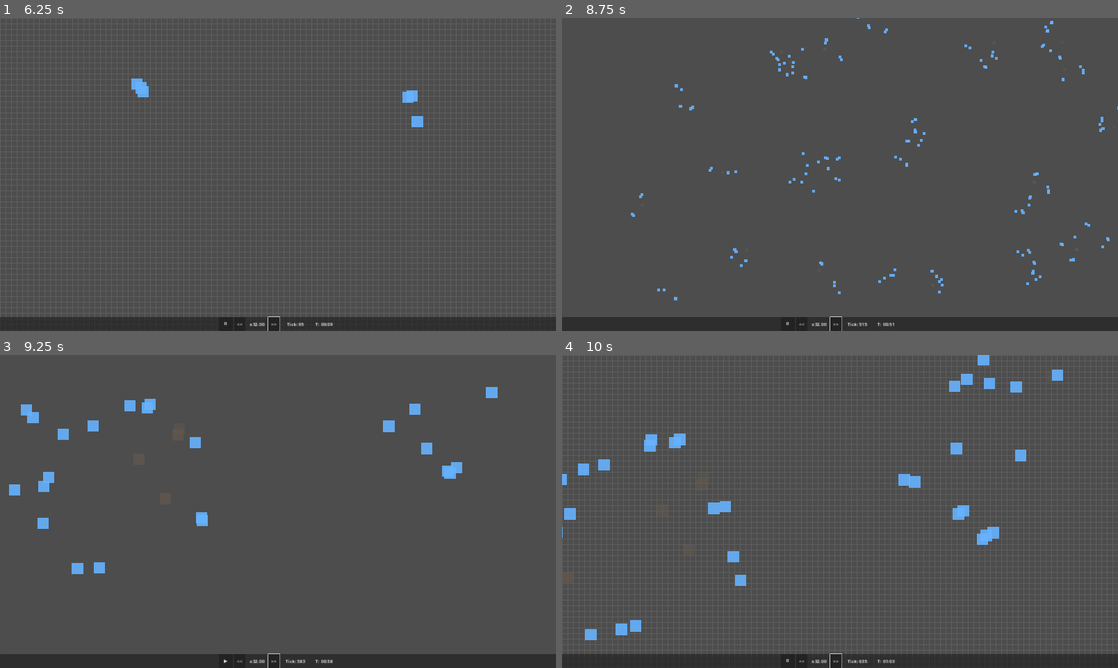
Above: before the commit, frames 1-4 (two rows, left to right).
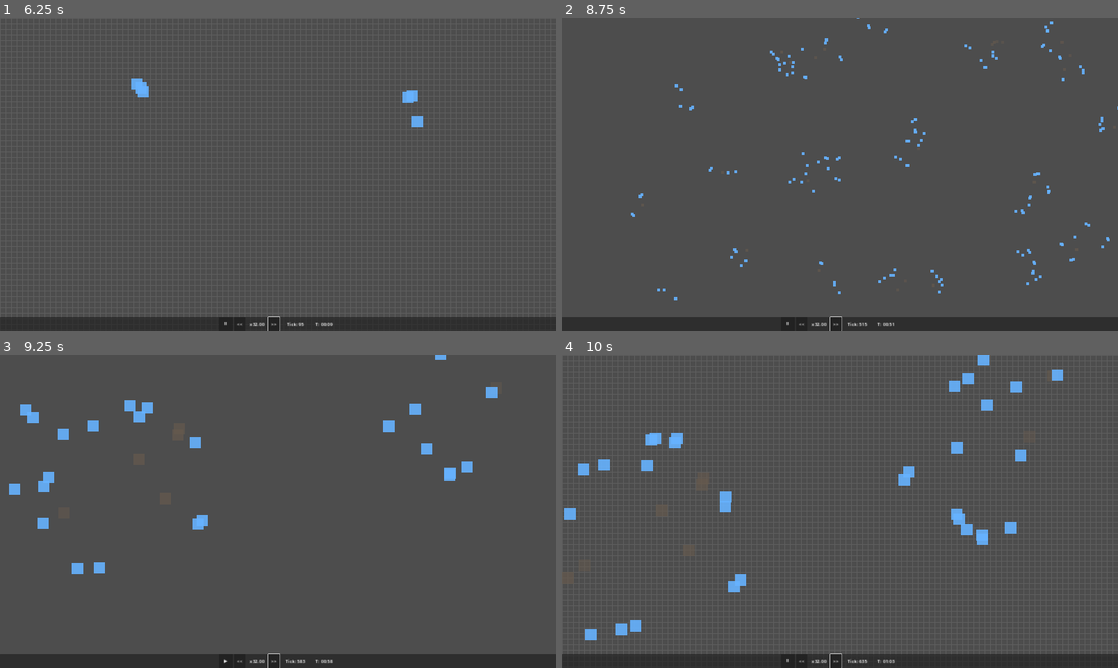
Above: after the commit, the same moments.

Repository: trinityUwU/Primordia
Game: Godot game, scene res://scenes/World.tscn
The game is run twice, just before and just after one commit, with the same random seed, the same clock (stepped at 60 frames per second) and the same inputs.
Inputs (mouse positions are in pixels of both pictures, inside the frame that each line leads up to):
- Up to frame 1 (6.25 s): click "⏸" at 0.5 s; click "▶" at 1.25 s; click "<<" at 2 s; click ">>" at 2.75 s; tap Enter at 3.5, 5 s; move the mouse to (400, 158) at 3.52 s; hold D 3.53-4.28 s; tap G at 3.6 s; click (400, 158) at 3.67 s; tap Space at 3.77, 4.25, 4.52, 6.02 s; move the mouse to (166, 190) at 4.27 s; hold S 4.28-5.03 s; tap 1 at 4.35 s; move the mouse to (333, 105) at 5.02 s; hold D 5.03-5.78 s; tap 2 at 5.1 s; move the mouse to (250, 237) at 5.77 s; hold W from 5.78 s (still down); tap 3 at 5.85 s; click (250, 237) at 5.92 s
- Up to frame 2 (8.75 s): move the mouse to (1006, 221) at 6.52 s; release W at 6.53 s; hold A 6.53-8.03 s; tap G at 6.6 s; tap Space at 6.77, 7.52 s; move the mouse to (673, 127) at 7.27 s; tap 1 at 7.35 s; move the mouse to (867, 174) at 8.02 s; hold S from 8.03 s (still down); tap 2 at 8.1 s; click (867, 174) at 8.17 s
- Up to frame 3 (9.25 s): move the mouse to (194, 433) at 8.77 s; release S at 8.78 s; hold D from 8.78 s (still down); tap 3 at 8.85 s; tap Space at 9.02 s
- Up to frame 4 (10 s): move the mouse to (962, 495) at 9.52 s; release D at 9.53 s; hold W from 9.53 s (still down); tap G at 9.6 s; tap Space at 9.77 s

Frame 1 is identical in both runs. In frame 2, less than 0.1% of the frame differs, in the area x 13-93%, y 0-86%; in frame 3, 0.4%; in frame 4, 1.2%, in the area x 0-82%, y 5-76%.

Commit message:
fix: tooltip screen-space + compact_dead once-per-frame
- SimRenderer: tooltip Label moved into CanvasLayer (layer=10) so
  position is in screen coords — fixes offset at any camera zoom
- AgentPool: compact_dead() moved to _process() via _needs_compact flag,
  runs once per render frame instead of 4x per frame at x8+ speed

Co-Authored-By: Claude Sonnet 4.6 <noreply@anthropic.com>

Diff:
--- a/scripts/managers/AgentPool.gd
+++ b/scripts/managers/AgentPool.gd
@@ -15,6 +15,7 @@
 var count: int = 0
 var _alive_count: int = 0
 var _dirty: bool = false
+var _needs_compact: bool = false
 var _spatial: Dictionary = {}
 
 var pos_x: PackedFloat32Array
@@ -192,10 +193,16 @@
 	return result
 
 
+func _process(_delta: float) -> void:
+	if _needs_compact:
+		compact_dead()
+		_needs_compact = false
+
+
 func _on_tick(tick: int) -> void:
 	_rebuild_spatial()
 	_process_agents(tick)
-	compact_dead()
+	_needs_compact = true
 	_dirty = true
 
 
--- a/scripts/rendering/SimRenderer.gd
+++ b/scripts/rendering/SimRenderer.gd
@@ -44,10 +44,12 @@
 
 
 func _setup_tooltip() -> void:
+	var canvas_layer: CanvasLayer = CanvasLayer.new()
+	canvas_layer.layer = 10
+	add_child(canvas_layer)
 	_tooltip = Label.new()
 	_tooltip.visible = false
-	_tooltip.z_index = 100
-	add_child(_tooltip)
+	canvas_layer.add_child(_tooltip)
 
 
 func _process(_delta: float) -> void:
